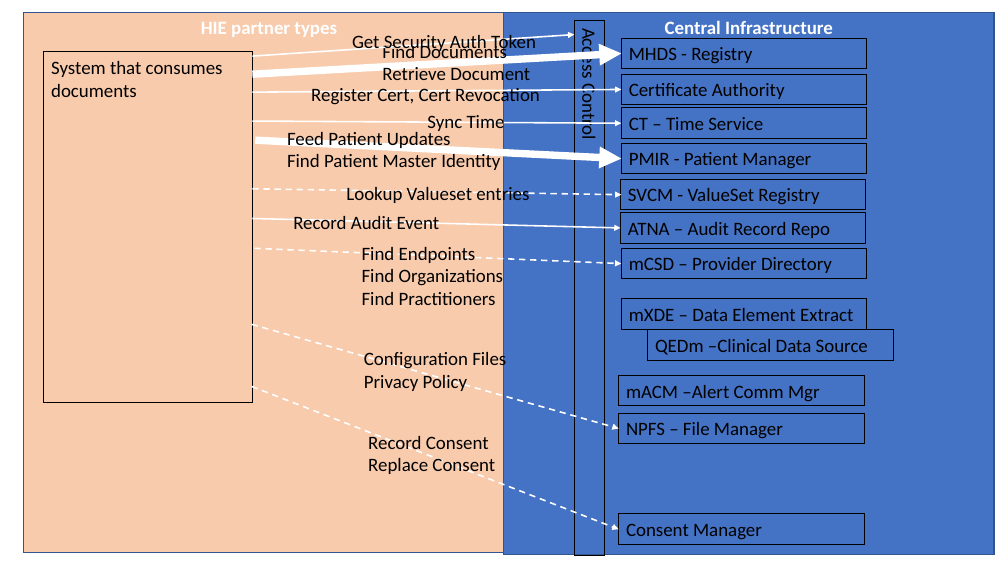
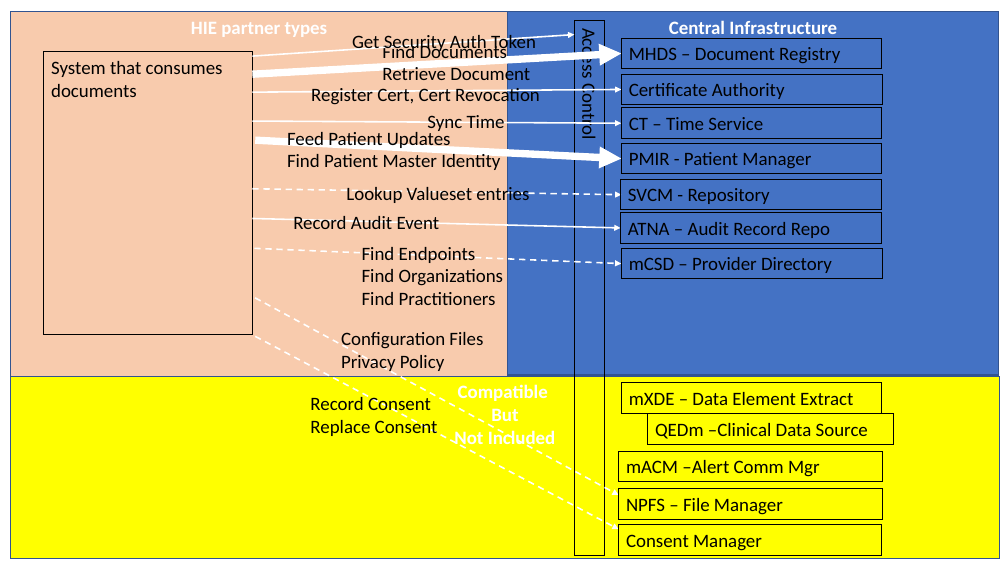
Before and after one commit to IHE/IT-Infrastructure, a slide deck: slide 4 of MHDS/Diagrams.pptx (slide 5 before the commit). Drawn at 1008x567 pixels with LibreOffice and Linux fonts; fonts in the diff are those of the drawing. Boxes give left, top, right and bottom in pixels: in the first picture for what was removed or moved away, otherwise in the second. Text is boxed around its words. In the diff, an @@ line names an element or a change of style, - is before the commit and + after.

```diff
--- a/MHDS/Diagrams.pptx
+++ b/MHDS/Diagrams.pptx
@@ rectangle "HIE partner types": place and size @@
-rectangle "HIE partner types" at (24,12,515,553)
+rectangle "HIE partner types" at (11,12,508,377)
@@ rectangle "Central Infrastructure": place and size @@
-rectangle "Central Infrastructure" at (504,12,994,554)
+rectangle "Central Infrastructure" at (508,11,999,375)
@@ rectangle "System that consumes documents": place and size @@
-rectangle "System that consumes documents" at (44,51,253,402)
+rectangle "System that consumes documents" at (44,51,253,334)
@@ rectangle "MHDS – Document Registry": place and size @@
-rectangle "MHDS – Document Registry" at (622,39,867,69)
+rectangle "MHDS – Document Registry" at (622,39,882,69)
@@ text in rectangle at (629,47,840,63): text changed @@
-MHDS - Registry
+MHDS – Document Registry
@@ rectangle "Certificate Authority": place and size @@
-rectangle "Certificate Authority" at (622,74,867,104)
+rectangle "Certificate Authority" at (622,74,882,104)
@@ rectangle "CT – Time Service": place and size @@
-rectangle "CT – Time Service" at (622,108,867,138)
+rectangle "CT – Time Service" at (622,108,882,138)
@@ rectangle "PMIR - Patient Manager": place and size @@
-rectangle "PMIR - Patient Manager" at (622,144,867,174)
+rectangle "PMIR - Patient Manager" at (622,144,882,174)
@@ rectangle "SVCM - Repository": place and size @@
-rectangle "SVCM - Repository" at (621,179,867,209)
+rectangle "SVCM - Repository" at (621,179,882,209)
@@ text in rectangle at (628,188,770,204): text changed @@
-SVCM - ValueSet Registry
+SVCM - Repository
@@ rectangle "ATNA – Audit Record Repo": place and size @@
-rectangle "ATNA – Audit Record Repo" at (621,212,867,243)
+rectangle "ATNA – Audit Record Repo" at (621,212,882,243)
@@ rectangle "mCSD – Provider Directory": place and size @@
-rectangle "mCSD – Provider Directory" at (622,248,867,278)
+rectangle "mCSD – Provider Directory" at (622,248,882,278)
@@ arrow moved from (252, 324) - (619, 429) to (255, 298) - (619, 495) @@
@@ text "Configuration Files": place and size @@
-text "Configuration Files" at (364,350,506,391)
+text "Configuration Files" at (341,332,483,373)
@@ arrow moved from (252, 386) - (619, 529) to (256, 337) - (619, 529) @@
@@ rectangle added at (11,377,1000,560), fill #FFFF00, outline #325491 1 pt, 18 pt, text #FFFFFF, bold @@
+Compatible
+But
+Not Included
@@ text "Record Consent": place and size @@
-text "Record Consent" at (368,434,495,477)
+text "Record Consent" at (310,395,438,436)
@@ rectangle "mXDE – Data Element Extract": place and size @@
-rectangle "mXDE – Data Element Extract" at (622,299,867,329)
+rectangle "mXDE – Data Element Extract" at (622,383,882,413)
@@ rectangle "QEDm –Clinical Data Source": place and size @@
-rectangle "QEDm –Clinical Data Source" at (648,330,894,360)
+rectangle "QEDm –Clinical Data Source" at (648,414,894,444)
@@ rectangle "mACM –Alert Comm Mgr": place and size @@
-rectangle "mACM –Alert Comm Mgr" at (619,376,864,406)
+rectangle "mACM –Alert Comm Mgr" at (619,451,882,482)
@@ rectangle "NPFS – File Manager": place and size @@
-rectangle "NPFS – File Manager" at (619,414,864,444)
+rectangle "NPFS – File Manager" at (619,489,882,520)
@@ rectangle "Consent Manager": place and size @@
-rectangle "Consent Manager" at (619,514,864,544)
+rectangle "Consent Manager" at (619,525,881,555)
```
Also in this commit, not shown: 3 other slides changed, 1 slide removed, 2 other files.
